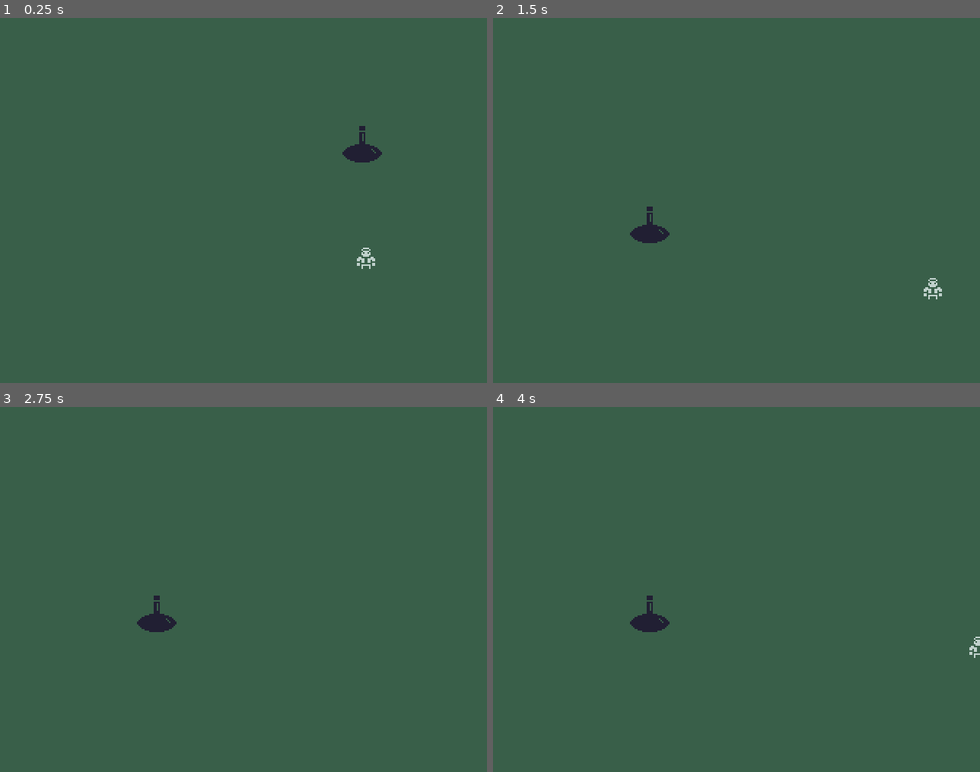
Above: before the commit, frames 1-4 (two rows, left to right).
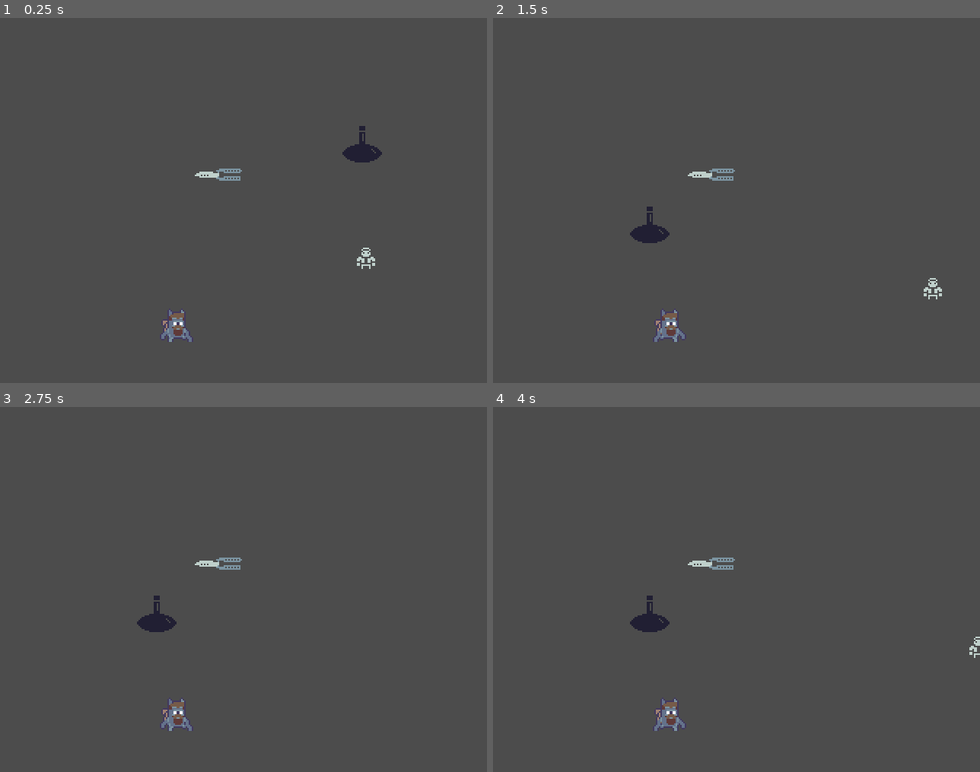
Above: after the commit, the same moments.

Repository: discolingua/godot-inventory-panel
Game: Godot game, scene res://Scenes/GameWorld.tscn
Same seed, same stepped clock (60 frames per second), same inputs: the game is played once before the commit and once after it.
Inputs (mouse positions are in pixels of both pictures, inside the frame that each line leads up to):
- Up to frame 1 (0.25 s): no input
- Up to frame 2 (1.5 s): tap Enter (ui_accept) at 0.5, 0.77 s; move the mouse to (853, 145) at 0.52 s; hold Right (ui_right) 0.53-1.28 s; click (853, 145) at 0.67 s; move the mouse to (639, 218) at 1.27 s; hold Down (ui_down) from 1.28 s (still down); click (639, 218) at 1.42 s
- Up to frame 3 (2.75 s): tap Enter (ui_accept) at 1.52 s; move the mouse to (292, 509) at 2.02 s; release Down (ui_down) at 2.03 s; hold Right (ui_right) from 2.03 s (still down); click (292, 509) at 2.17 s
- Up to frame 4 (4 s): move the mouse to (712, 662) at 2.77 s; release Right (ui_right) at 2.78 s; hold Up (ui_up) 2.78-3.53 s; click (712, 662) at 2.92 s; tap Enter (ui_accept) at 3.02, 3.77 s; move the mouse to (882, 644) at 3.52 s; hold Left (ui_left) from 3.53 s (still down); click (882, 644) at 3.67 s

The runs differ from the first frame. In frame 1, 0.6% of the frame differs, in the area x 32-50%, y 41-89%; in frame 2, 0.6%; in frame 3, 0.6%; in frame 4, 0.6%.

Commit message:
knifin around

Diff:
--- /dev/null
+++ b/Scenes/Bullet.tscn
@@ -0,0 +1,20 @@
+[gd_scene load_steps=4 format=2]
+
+[ext_resource path="res://Images/knife-throw.png" type="Texture" id=1]
+[ext_resource path="res://Scripts/Bullet.gd" type="Script" id=2]
+
+[sub_resource type="CapsuleShape2D" id=1]
+radius = 5.0
+height = 2.0
+
+[node name="Bullet" type="Area2D"]
+script = ExtResource( 2 )
+
+[node name="Sprite" type="Sprite" parent="."]
+texture = ExtResource( 1 )
+
+[node name="CollisionShape2D" type="CollisionShape2D" parent="."]
+position = Vector2( -11, 0 )
+shape = SubResource( 1 )
+
+[connection signal="body_entered" from="." to="." method="_on_Bullet_body_entered"]
--- a/Scenes/GameWorld.tscn
+++ b/Scenes/GameWorld.tscn
@@ -1,14 +1,17 @@
-[gd_scene load_steps=5 format=2]
+[gd_scene load_steps=7 format=2]
 
 [ext_resource path="res://Scenes/Player.tscn" type="PackedScene" id=1]
 [ext_resource path="res://Scenes/GUI.tscn" type="PackedScene" id=2]
 [ext_resource path="res://Scenes/Potion.tscn" type="PackedScene" id=3]
 [ext_resource path="res://Scripts/GameWorld.gd" type="Script" id=4]
+[ext_resource path="res://Scenes/Bullet.tscn" type="PackedScene" id=5]
+[ext_resource path="res://Scenes/Mob.tscn" type="PackedScene" id=6]
 
 [node name="GameWorld" type="Node2D"]
 script = ExtResource( 4 )
 
 [node name="Background" type="ColorRect" parent="."]
+visible = false
 margin_right = 320.0
 margin_bottom = 240.0
 mouse_filter = 2
@@ -18,6 +21,7 @@
 }
 
 [node name="GUI" parent="." instance=ExtResource( 2 )]
+visible = false
 margin_left = 15.0
 margin_top = 16.0
 margin_right = 159.0
@@ -28,3 +32,9 @@
 
 [node name="Potion" parent="." instance=ExtResource( 3 )]
 position = Vector2( 238, 83 )
+
+[node name="Mob" parent="." instance=ExtResource( 6 )]
+position = Vector2( 116, 201 )
+
+[node name="Bullet" parent="." instance=ExtResource( 5 )]
+position = Vector2( 144, 103 )
--- a/Scenes/GuiCollider.gd
+++ /dev/null
@@ -1,15 +0,0 @@
-class_name GuiCollider
-extends Area2D
-# listens if the mouse cursor is hovering over the grid
-
-
-export var isHovering : bool
-
-
-func _on_GuiCollider_mouse_entered():
-	print ("yawp")
-	isHovering = true
-
-
-func _on_GuiCollider_mouse_exited():
-	isHovering = false
--- /dev/null
+++ b/Scenes/Mob.tscn
@@ -0,0 +1,57 @@
+[gd_scene load_steps=10 format=2]
+
+[ext_resource path="res://Images/steam-lords-creature.png" type="Texture" id=1]
+[ext_resource path="res://Scripts/Mob.gd" type="Script" id=2]
+
+[sub_resource type="AtlasTexture" id=1]
+atlas = ExtResource( 1 )
+region = Rect2( 0, 0, 24, 24 )
+
+[sub_resource type="AtlasTexture" id=2]
+atlas = ExtResource( 1 )
+region = Rect2( 24, 0, 24, 24 )
+
+[sub_resource type="AtlasTexture" id=3]
+atlas = ExtResource( 1 )
+region = Rect2( 48, 0, 24, 24 )
+
+[sub_resource type="AtlasTexture" id=4]
+atlas = ExtResource( 1 )
+region = Rect2( 72, 0, 24, 24 )
+
+[sub_resource type="SpriteFrames" id=5]
+animations = [ {
+"frames": [ SubResource( 1 ), SubResource( 2 ), SubResource( 3 ), SubResource( 4 ) ],
+"loop": true,
+"name": "New Anim",
+"speed": 5.0
+} ]
+
+[sub_resource type="CapsuleShape2D" id=6]
+radius = 6.0
+height = 8.0
+
+[sub_resource type="CircleShape2D" id=7]
+radius = 51.0882
+
+[node name="Mob" type="KinematicBody2D"]
+position = Vector2( 1, -4 )
+script = ExtResource( 2 )
+
+[node name="AnimatedSprite" type="AnimatedSprite" parent="."]
+frames = SubResource( 5 )
+animation = "New Anim"
+frame = 2
+playing = true
+
+[node name="CollisionShape2D" type="CollisionShape2D" parent="."]
+position = Vector2( 0, 2 )
+shape = SubResource( 6 )
+
+[node name="SeekRadius" type="Area2D" parent="."]
+
+[node name="SeekCollider" type="CollisionShape2D" parent="SeekRadius"]
+shape = SubResource( 7 )
+
+[connection signal="body_entered" from="SeekRadius" to="." method="_on_SeekRadius_body_entered"]
+[connection signal="body_exited" from="SeekRadius" to="." method="_on_SeekRadius_body_exited"]
--- /dev/null
+++ b/Scripts/Bullet.gd
@@ -0,0 +1,10 @@
+class_name Bullet
+extends Area2D
+
+
+func _ready():
+	pass
+
+
+func _on_Bullet_body_entered( _body : KinematicBody2D):
+	print("yaa")
--- a/Scripts/GameWorld.gd
+++ b/Scripts/GameWorld.gd
@@ -73,7 +73,7 @@
 
 				# set or clear the cell contents + redraw grid
 				if inventoryGridCells[cellNumber] != 0 :
-					print("clear")
+
 					inventoryGridCells[cellNumber] = 0
 				else:
 					inventoryGridCells[cellNumber] = 2
--- /dev/null
+++ b/Scripts/Mob.gd
@@ -0,0 +1,19 @@
+class_name Mob
+extends KinematicBody2D
+
+var run_speed = 25
+var velocity = Vector2.ZERO
+var player = null
+
+func _physics_process(_delta):
+    velocity = Vector2.ZERO
+    if player:
+        velocity = position.direction_to(player.position) * run_speed
+    velocity = move_and_slide(velocity)
+
+
+func _on_SeekRadius_body_entered(body:Node):
+	player = body
+
+func _on_SeekRadius_body_exited(_body:Node):
+	player = null
--- a/Scripts/Player.gd
+++ b/Scripts/Player.gd
@@ -12,6 +12,7 @@
 
 var state : int = STATES.IDLE
 
+var Bullet : PackedScene = preload("res://Scenes/Bullet.tscn")
 
 # store most recent non-zero movement input for setting attack direction
 var velocity : Vector2 = Vector2.ZERO
@@ -61,6 +62,11 @@
 			MainInventoryBox.visible = true
 			self.visible = false
 			state = STATES.INVENTORY
+	if Input.is_key_pressed(KEY_A):
+		print("blep")
+		var bullet : Area2D =  Bullet.instance()
+		add_child(bullet)
+
 
 
 func manageInventory() -> void:
--- a/project.godot
+++ b/project.godot
@@ -9,15 +9,20 @@
 config_version=4
 
 _global_script_classes=[ {
+"base": "Area2D",
+"class": "Bullet",
+"language": "GDScript",
+"path": "res://Scripts/Bullet.gd"
+}, {
 "base": "Node2D",
 "class": "GameWorld",
 "language": "GDScript",
 "path": "res://Scripts/GameWorld.gd"
 }, {
-"base": "Area2D",
-"class": "GuiCollider",
+"base": "KinematicBody2D",
+"class": "Mob",
 "language": "GDScript",
-"path": "res://Scenes/GuiCollider.gd"
+"path": "res://Scripts/Mob.gd"
 }, {
 "base": "KinematicBody2D",
 "class": "Player",
@@ -30,8 +35,9 @@
 "path": "res://Scripts/Potion.gd"
 } ]
 _global_script_class_icons={
+"Bullet": "",
 "GameWorld": "",
-"GuiCollider": "",
+"Mob": "",
 "Player": "",
 "Potion": ""
 }
Binary file added: Images/knife-throw.png
Not shown, added: Images/knife-throw.png.import
Binary file added: Images/steam-lords-creature.png
Not shown, added: Images/steam-lords-creature.png.import
